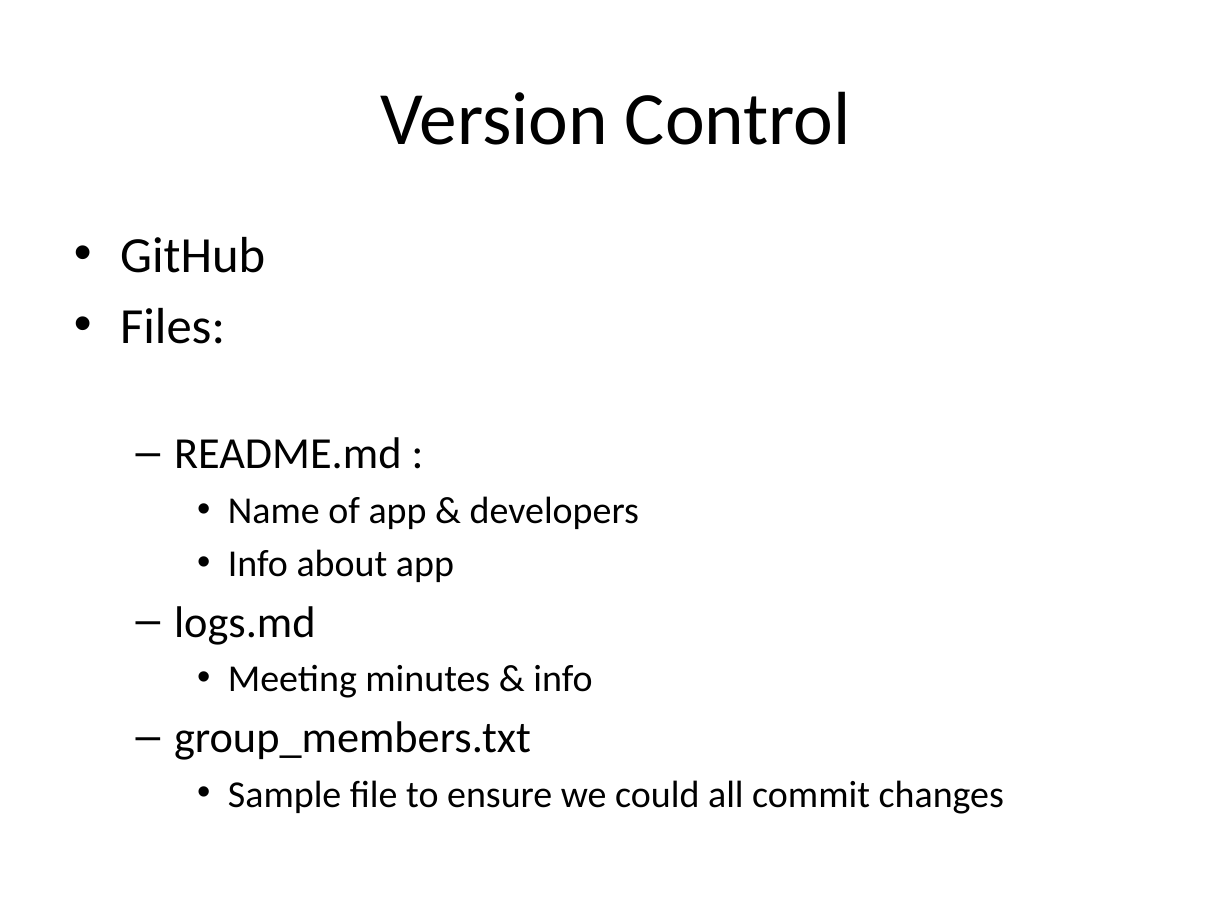
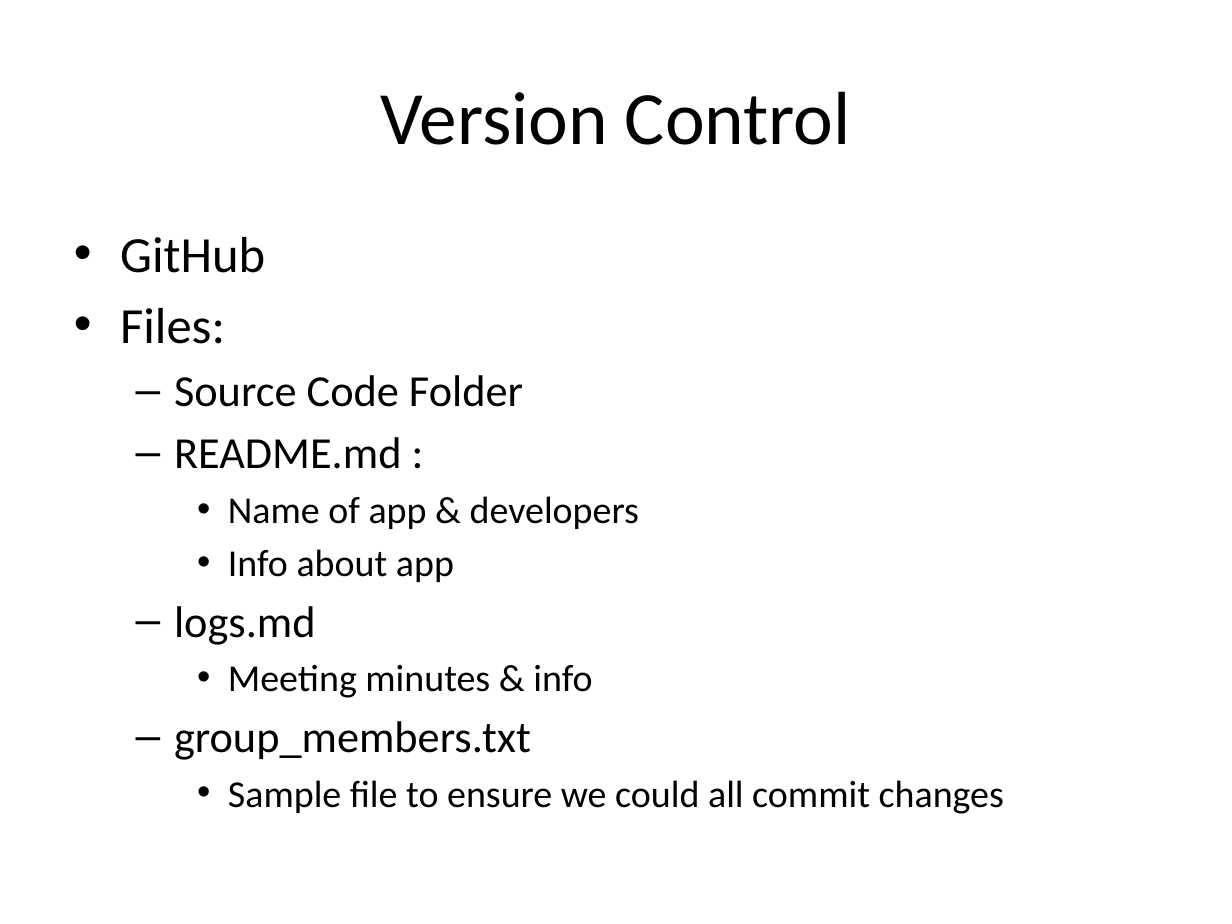
Before and after one commit to jayh92/DrinkMate, a slide deck: slide 5 of vers_cont_and_dev_env.pptx. Drawn at 1232x924 pixels with LibreOffice and Linux fonts; fonts in the diff are those of the drawing. Boxes give left, top, right and bottom in pixels: in the first picture for what was removed or moved away, otherwise in the second. Text is boxed around its words. In the diff, an @@ line names an element or a change of style, - is before the commit and + after.

```diff
--- a/vers_cont_and_dev_env.pptx
+++ b/vers_cont_and_dev_env.pptx
@@ text at <box>174,375,523,407</box>: paragraph added @@
+  – Source Code Folder
```
Also in this commit, not shown: 3 other slides changed.
